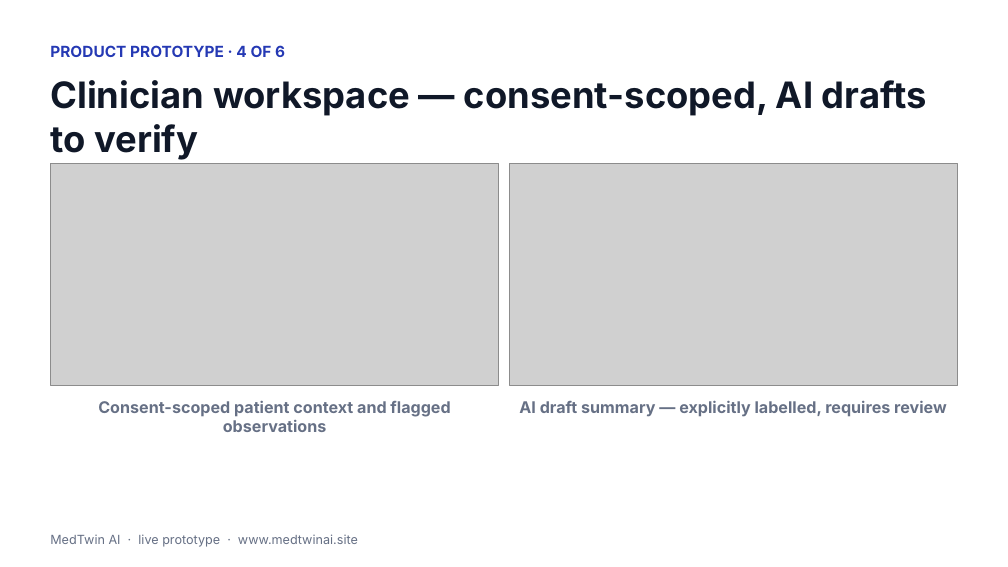
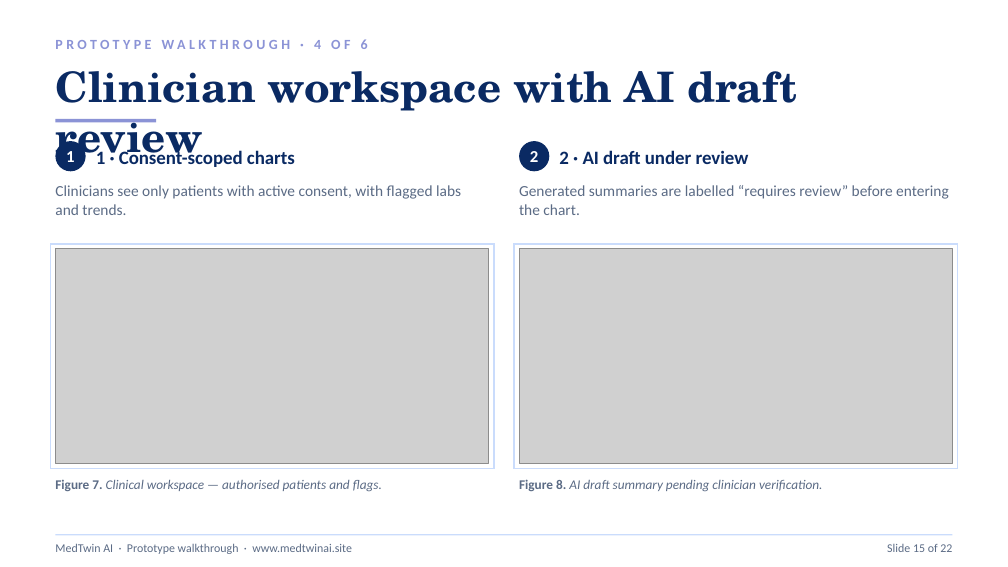
Before and after one commit to simul49/MedTwin-AI, a slide deck: slide 15 of MedTwin-AI-Presentation.pptx. Drawn at 1008x567 pixels with LibreOffice and Linux fonts; fonts in the diff are those of the drawing; grey boxes stand for pictures. Boxes give left, top, right and bottom in pixels: in the first picture for what was removed or moved away, otherwise in the second. Text is boxed around its words. In the diff, an @@ line names an element or a change of style, - is before the commit and + after.

Commit message:
docs: restyle prototype slides to match deck design system (Georgia titles, figure numbering, step badges)

```diff
--- a/MedTwin-AI-Presentation.pptx
+++ b/MedTwin-AI-Presentation.pptx
@@ text at [55, 39, 368, 49]: text changed; size 11 to 10 pt; font Inter to Calibri; text colour #2539B4 to #8B93D6 @@
-PRODUCT PROTOTYPE · 4 OF 6
+PROTOTYPE WALKTHROUGH · 4 OF 6
@@ text at [55, 71, 797, 167]: text changed; size 26 to 30 pt; font Inter to TeX Gyre Schola; text colour #101828 to #0A2A63 @@
-Clinician workspace — consent-scoped, AI drafts to verify
+Clinician workspace with AI draft review
@@ rectangle added at [55, 119, 156, 123], fill #8B93D6 @@
@@ ellipse added at [55, 141, 86, 171], fill #0A2A63, 12 pt, text #FFFFFF, bold @@
+1
@@ text at [96, 148, 295, 167]: text changed; size 11.5 to 13.5 pt; font Inter to Calibri; text colour #667085 to #0A2A63 @@
-Consent-scoped patient context and flagged observations
+1 · Consent-scoped charts
@@ ellipse added at [519, 141, 549, 171], fill #0A2A63, 12 pt, text #FFFFFF, bold @@
+2
@@ text added at [559, 150, 749, 164], 13.5 pt, text #0A2A63, bold @@
+2 · AI draft under review
@@ text added at [55, 185, 461, 215], 11 pt, text #5B6B85 @@
+Clinicians see only patients with active consent, with flagged labs and trends.
@@ text added at [519, 185, 949, 215], 11 pt, text #5B6B85 @@
+Generated summaries are labelled “requires review” before entering the chart.
@@ rectangle added at [50, 244, 494, 469], fill #FFFFFF, outline #CADCFC 1 pt @@
@@ picture: place and size @@
-picture at [50, 163, 499, 385]
+picture at [55, 249, 489, 464]
@@ rectangle added at [514, 244, 958, 469], fill #FFFFFF, outline #CADCFC 1 pt @@
@@ picture: place and size @@
-picture at [509, 163, 958, 385]
+picture at [519, 249, 953, 464]
@@ text removed at [519, 401, 947, 417] @@
-AI draft summary — explicitly labelled, requires review
@@ text added at [519, 479, 822, 491], 9.5 pt, text #5B6B85, italic @@
+Figure 8. AI draft summary pending clinician verification.
@@ text added at [55, 480, 382, 491], 9.5 pt, text #5B6B85, italic @@
+Figure 7. Clinical workspace — authorised patients and flags.
@@ rectangle added at [55, 534, 953, 535], fill #CADCFC @@
@@ text at [55, 544, 352, 554]: text changed; size 9 to 8.5 pt; font Inter to Calibri; text colour #667085 to #5B6B85 @@
-MedTwin AI · live prototype · www.medtwinai.site
+MedTwin AI · Prototype walkthrough · www.medtwinai.site
@@ text added at [887, 544, 952, 552], 8.5 pt, text #5B6B85 @@
+Slide 15 of 22
```
Also in this commit, not shown: 5 other slides changed.
